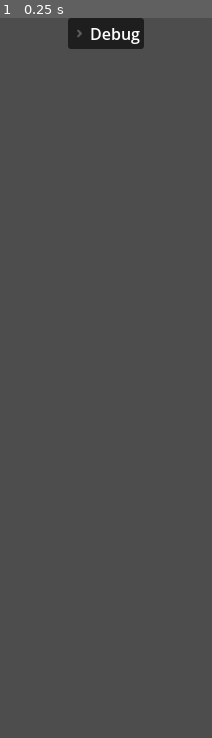
Above: before the commit, frame 1.
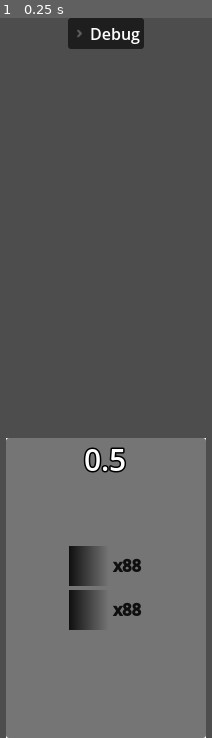
Above: after the commit, the same moment.

Repository: AndreeBurlamaqui/mobile-card-brawl
Game: Godot game, scene res://test-scene.tscn
Same seed, same stepped clock (60 frames per second), same inputs: the game is played once before the commit and once after it.
Inputs:
- Up to frame 1 (0.25 s): no input

The runs differ from the first frame. In frame 1, 38% of the frame differs, in the area x 2-98%, y 58-100%.
Error after the commit: Parse Error: Identifier "DebugInstance" not declared in the current scope. (res://Scripts/hand.gd:32)

Commit message:
Removing debug from autoload

Diff:
--- a/debug_ui.tscn
+++ /dev/null
@@ -1,57 +0,0 @@
-[gd_scene format=3 uid="uid://iwq4qo55o16a"]
-
-[ext_resource type="Script" uid="uid://di7g556g50go0" path="res://Scripts/dev_debug.gd" id="1_a7nfk"]
-[ext_resource type="PackedScene" uid="uid://cxjqc1spmocv5" path="res://Layouts/card_base.tscn" id="2_sjwes"]
-
-[node name="Debug UI" type="Control" unique_id=1353064158]
-top_level = true
-z_as_relative = false
-layout_mode = 3
-anchors_preset = 15
-anchor_right = 1.0
-anchor_bottom = 1.0
-grow_horizontal = 2
-grow_vertical = 2
-script = ExtResource("1_a7nfk")
-card_scene = ExtResource("2_sjwes")
-
-[node name="FoldableContainer" type="FoldableContainer" parent="." unique_id=840405188]
-layout_mode = 1
-anchors_preset = 5
-anchor_left = 0.5
-anchor_right = 0.5
-offset_left = -12.0
-offset_right = 12.0
-offset_bottom = 32.0
-grow_horizontal = 2
-folded = true
-title = "Debug"
-
-[node name="HBoxContainer" type="HBoxContainer" parent="FoldableContainer" unique_id=336886089]
-visible = false
-layout_mode = 2
-
-[node name="VBoxContainer" type="VBoxContainer" parent="FoldableContainer/HBoxContainer" unique_id=974316632]
-layout_mode = 2
-alignment = 1
-
-[node name="Label" type="Label" parent="FoldableContainer/HBoxContainer/VBoxContainer" unique_id=1805810408]
-layout_mode = 2
-text = "Hand Card"
-
-[node name="HBoxContainer2" type="HBoxContainer" parent="FoldableContainer/HBoxContainer/VBoxContainer" unique_id=878724277]
-layout_mode = 2
-alignment = 1
-
-[node name="Add Card" type="Button" parent="FoldableContainer/HBoxContainer/VBoxContainer/HBoxContainer2" unique_id=898217239]
-custom_minimum_size = Vector2(40, 0)
-layout_mode = 2
-text = "+"
-
-[node name="Remove Card" type="Button" parent="FoldableContainer/HBoxContainer/VBoxContainer/HBoxContainer2" unique_id=1356032993]
-custom_minimum_size = Vector2(40, 0)
-layout_mode = 2
-text = "-"
-
-[connection signal="pressed" from="FoldableContainer/HBoxContainer/VBoxContainer/HBoxContainer2/Add Card" to="." method="_on_add_card_pressed"]
-[connection signal="pressed" from="FoldableContainer/HBoxContainer/VBoxContainer/HBoxContainer2/Remove Card" to="." method="_on_remove_card_pressed"]
--- a/project.godot
+++ b/project.godot
@@ -16,10 +16,6 @@
 config/features=PackedStringArray("4.6")
 config/icon="res://icon.svg"
 
-[autoload]
-
-DebugInstance="*uid://iwq4qo55o16a"
-
 [display]
 
 window/size/viewport_width=480
--- a/test-scene.tscn
+++ b/test-scene.tscn
@@ -1,11 +1,63 @@
 [gd_scene format=3 uid="uid://4mvtnmqrhhy7"]
 
+[ext_resource type="Script" uid="uid://di7g556g50go0" path="res://Scripts/dev_debug.gd" id="1_8amj3"]
 [ext_resource type="Script" uid="uid://c5dwvu67qqx13" path="res://Scripts/hand.gd" id="1_wn8ut"]
 [ext_resource type="PackedScene" uid="uid://cxjqc1spmocv5" path="res://Layouts/card_base.tscn" id="2_wn8ut"]
 
 [node name="Node2D" type="Node2D" unique_id=370648351]
 
 [node name="UI" type="CanvasLayer" parent="." unique_id=1780768995]
+
+[node name="Debug UI" type="Control" parent="UI" unique_id=1353064158 node_paths=PackedStringArray("hand_reference")]
+top_level = true
+z_as_relative = false
+layout_mode = 3
+anchors_preset = 15
+anchor_right = 1.0
+anchor_bottom = 1.0
+grow_horizontal = 2
+grow_vertical = 2
+script = ExtResource("1_8amj3")
+hand_reference = NodePath("../Safe Zone/Hand")
+card_scene = ExtResource("2_wn8ut")
+
+[node name="FoldableContainer" type="FoldableContainer" parent="UI/Debug UI" unique_id=840405188]
+layout_mode = 1
+anchors_preset = 5
+anchor_left = 0.5
+anchor_right = 0.5
+offset_left = -12.0
+offset_right = 12.0
+offset_bottom = 32.0
+grow_horizontal = 2
+folded = true
+title = "Debug"
+
+[node name="HBoxContainer" type="HBoxContainer" parent="UI/Debug UI/FoldableContainer" unique_id=336886089]
+visible = false
+layout_mode = 2
+
+[node name="VBoxContainer" type="VBoxContainer" parent="UI/Debug UI/FoldableContainer/HBoxContainer" unique_id=974316632]
+layout_mode = 2
+alignment = 1
+
+[node name="Label" type="Label" parent="UI/Debug UI/FoldableContainer/HBoxContainer/VBoxContainer" unique_id=1805810408]
+layout_mode = 2
+text = "Hand Card"
+
+[node name="HBoxContainer2" type="HBoxContainer" parent="UI/Debug UI/FoldableContainer/HBoxContainer/VBoxContainer" unique_id=878724277]
+layout_mode = 2
+alignment = 1
+
+[node name="Add Card" type="Button" parent="UI/Debug UI/FoldableContainer/HBoxContainer/VBoxContainer/HBoxContainer2" unique_id=898217239]
+custom_minimum_size = Vector2(40, 0)
+layout_mode = 2
+text = "+"
+
+[node name="Remove Card" type="Button" parent="UI/Debug UI/FoldableContainer/HBoxContainer/VBoxContainer/HBoxContainer2" unique_id=1356032993]
+custom_minimum_size = Vector2(40, 0)
+layout_mode = 2
+text = "-"
 
 [node name="Safe Zone" type="Control" parent="UI" unique_id=1823134308]
 layout_mode = 3
@@ -19,14 +71,17 @@
 [node name="Hand" type="Control" parent="UI/Safe Zone" unique_id=1588801474]
 process_mode = 3
 layout_mode = 1
-anchors_preset = 7
-anchor_left = 0.5
+anchors_preset = 12
 anchor_top = 1.0
-anchor_right = 0.5
+anchor_right = 1.0
 anchor_bottom = 1.0
 grow_horizontal = 2
 grow_vertical = 0
+pivot_offset_ratio = Vector2(0.5, 1)
 script = ExtResource("1_wn8ut")
+arch_height = 650.0
+rotation_curve = 40.0
+default_card_spacing = 10.0
 
 [node name="CardBase" parent="UI/Safe Zone/Hand" unique_id=1095353195 instance=ExtResource("2_wn8ut")]
 layout_mode = 1
@@ -34,74 +89,69 @@
 anchor_left = 0.5
 anchor_top = 1.0
 anchor_right = 0.5
-offset_left = -400.0
-offset_top = -260.0
-offset_right = -200.0
-offset_bottom = 40.0
+anchor_bottom = 1.0
+offset_left = -36.5
+offset_top = -125.0
+offset_right = 36.5
+offset_bottom = 0.0
+grow_horizontal = 2
 grow_vertical = 0
-rotation = -0.17453292
 
-[node name="CardBase2" parent="UI/Safe Zone/Hand" unique_id=791112283 instance=ExtResource("2_wn8ut")]
+[node name="CardBase2" parent="UI/Safe Zone/Hand" unique_id=980215230 instance=ExtResource("2_wn8ut")]
 layout_mode = 1
 anchors_preset = 7
 anchor_left = 0.5
 anchor_top = 1.0
 anchor_right = 0.5
-offset_left = -317.5
-offset_top = -276.0
-offset_right = -42.5
-offset_bottom = 24.0
+anchor_bottom = 1.0
+offset_left = -36.5
+offset_top = -125.0
+offset_right = 36.5
+offset_bottom = 0.0
+grow_horizontal = 2
 grow_vertical = 0
-rotation = -0.10471976
 
-[node name="CardBase3" parent="UI/Safe Zone/Hand" unique_id=825184114 instance=ExtResource("2_wn8ut")]
+[node name="CardBase3" parent="UI/Safe Zone/Hand" unique_id=964987799 instance=ExtResource("2_wn8ut")]
 layout_mode = 1
 anchors_preset = 7
 anchor_left = 0.5
 anchor_top = 1.0
 anchor_right = 0.5
-offset_left = -193.0
-offset_top = -292.0
-offset_right = 73.0
-offset_bottom = 8.0
+anchor_bottom = 1.0
+offset_left = -36.5
+offset_top = -125.0
+offset_right = 36.5
+offset_bottom = 0.0
+grow_horizontal = 2
 grow_vertical = 0
-rotation = -0.034906585
 
-[node name="CardBase4" parent="UI/Safe Zone/Hand" unique_id=1228058108 instance=ExtResource("2_wn8ut")]
+[node name="CardBase4" parent="UI/Safe Zone/Hand" unique_id=1372571655 instance=ExtResource("2_wn8ut")]
 layout_mode = 1
 anchors_preset = 7
 anchor_left = 0.5
 anchor_top = 1.0
 anchor_right = 0.5
-offset_left = -40.0
-offset_top = -292.0
-offset_right = 160.0
-offset_bottom = 8.0
+anchor_bottom = 1.0
+offset_left = -36.5
+offset_top = -125.0
+offset_right = 36.5
+offset_bottom = 0.0
+grow_horizontal = 2
 grow_vertical = 0
-rotation = 0.034906585
 
-[node name="CardBase5" parent="UI/Safe Zone/Hand" unique_id=1599680540 instance=ExtResource("2_wn8ut")]
+[node name="CardBase5" parent="UI/Safe Zone/Hand" unique_id=933485480 instance=ExtResource("2_wn8ut")]
 layout_mode = 1
 anchors_preset = 7
 anchor_left = 0.5
 anchor_top = 1.0
 anchor_right = 0.5
-offset_left = 80.0
-offset_top = -276.0
-offset_right = 280.0
-offset_bottom = 24.0
+anchor_bottom = 1.0
+offset_left = -36.5
+offset_top = -125.0
+offset_right = 36.5
+offset_bottom = 0.0
+grow_horizontal = 2
 grow_vertical = 0
-rotation = 0.10471976
 
-[node name="CardBase6" parent="UI/Safe Zone/Hand" unique_id=708848855 instance=ExtResource("2_wn8ut")]
-layout_mode = 1
-anchors_preset = 7
-anchor_left = 0.5
-anchor_top = 1.0
-anchor_right = 0.5
-offset_left = 200.0
-offset_top = -260.0
-offset_right = 400.0
-offset_bottom = 40.0
-grow_vertical = 0
-rotation = 0.17453292
+[connection signal="pressed" from="UI/Debug UI/FoldableContainer/HBoxContainer/VBoxContainer/HBoxContainer2/Add Card" to="UI/Debug UI" method="_on_add_card_pressed"]
+[connection signal="pressed" from="UI/Debug UI/FoldableContainer/HBoxContainer/VBoxContainer/HBoxContainer2/Remove Card" to="UI/Debug UI" method="_on_remove_card_pressed"]
